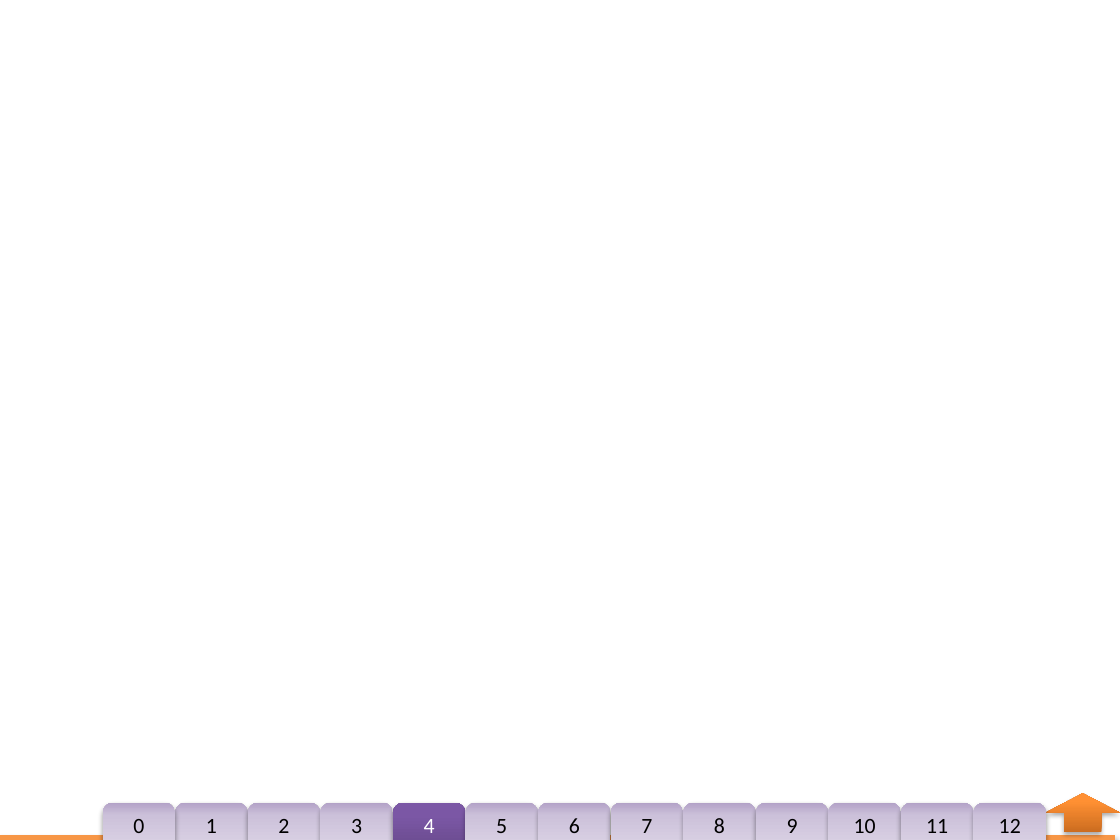
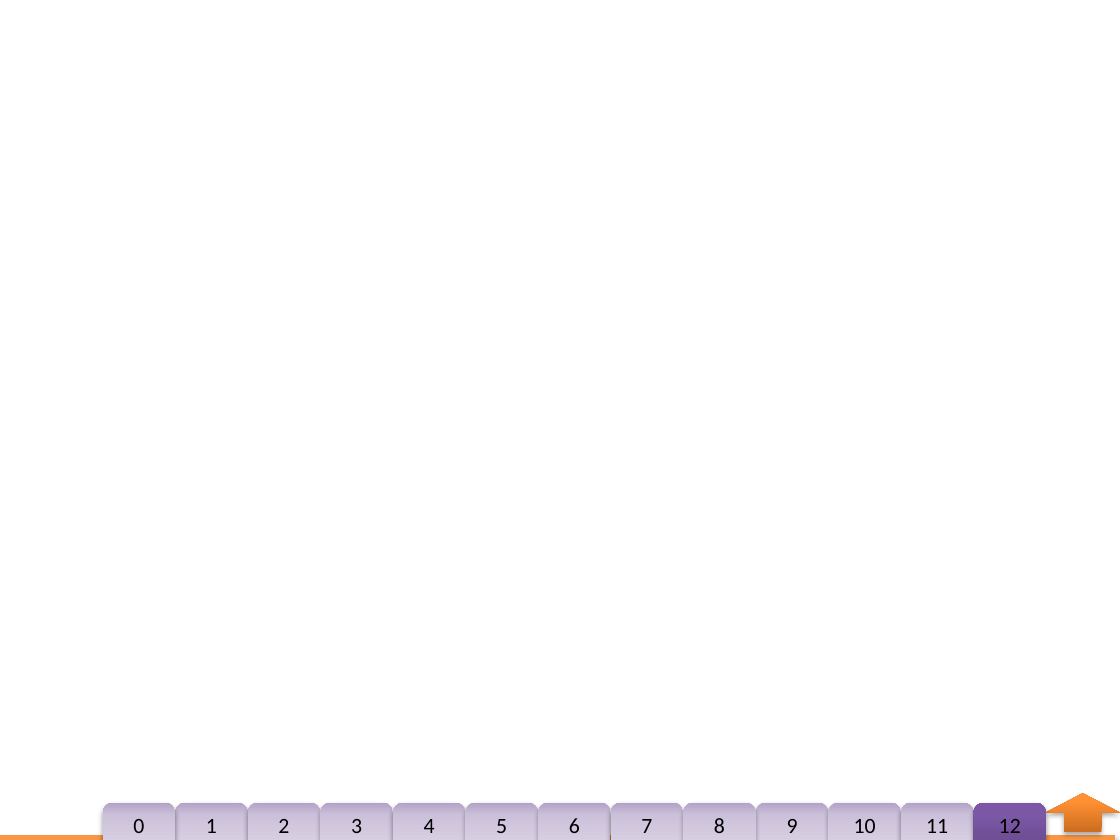
Before and after one commit to andkov/Multilevel-models-of-NLSY-97-religion-data, a slide deck: slide 17 of Models/ISE_NLSY97_Religion/ISE_NLSY97_Religion.pptx (slide 8 before the commit). Drawn at 1120x840 pixels with LibreOffice and Linux fonts; fonts in the diff are those of the drawing. Boxes give left, top, right and bottom in pixels: in the first picture for what was removed or moved away, otherwise in the second. Text is boxed around its words. In the diff, an @@ line names an element or a change of style, - is before the commit and + after.

```diff
--- a/Models/ISE_NLSY97_Religion/ISE_NLSY97_Religion.pptx
+++ b/Models/ISE_NLSY97_Religion/ISE_NLSY97_Religion.pptx
@@ rounded rectangle "4" at box(393, 803, 466, 840): text colour #FFFFFF to #000000; fill gradient #5F4480 to #7B58A6 to #7C57A8 to gradient #E6E0EC to #CCC1DA to #B3A2C7 @@
@@ rounded rectangle "12" at box(973, 803, 1046, 840): fill gradient #E6E0EC to #CCC1DA to #B3A2C7 to gradient #5F4480 to #7B58A6 to #7C57A8 @@
```
Also in this commit, not shown: 13 other slides changed, 1 slide added, 2 other files.
